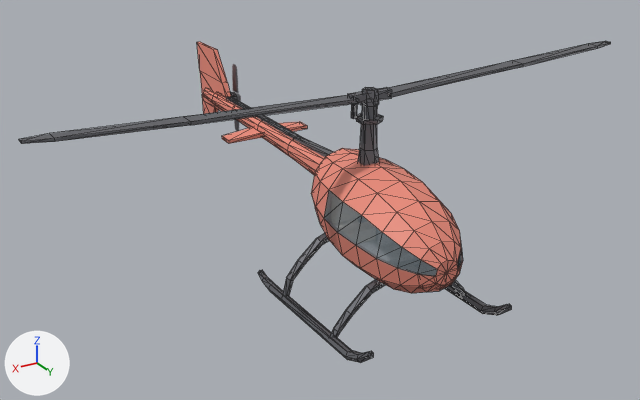
What one commit did to the glTF model assets/models/helicopter_lowpoly.glb.
One viewpoint serves both versions: a camera (50 mm lens) standing at (5.44, 7.76, 5.4) and looking at (-0.11, -1.49, 0.78). Every picture has the same lights, and +X, +Y and +Z are marked at lower left. The first picture is the older version. Mesh edges are drawn as thin lines on the coarser meshes. Where no turn or scale is listed for an object, it has been applied to the vertices. Vertices at exactly the same position are counted once.

The first picture shows 'Body', 'Canopy', 'MainRotor' and 1 more.
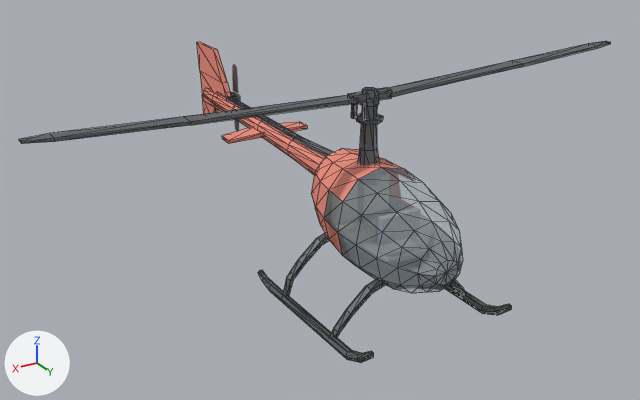
The change, as a diff of the scene's bpy script:
```diff
--- a/assets/models/helicopter_lowpoly.glb.py
+++ b/assets/models/helicopter_lowpoly.glb.py
@@ me_body @@
 # used by ob_body; location = (0.0, 0.0, 0.0)
-me_body.from_pydata(...)  # 597 vertices, 1058 faces; spans x -1.01..1.01, y -5.0..1.32, z 0.0..2.52
+me_body.from_pydata(...)  # 542 vertices, 954 faces; spans x -1.01..1.01, y -5.0..1.32, z 0.0..2.52
+# me_body part 1
+# 55 vertices are removed from x -0.58..0.58, y 0.42..1.3, z 0.62..1.73
+# 104 faces are deleted
 me_body.materials.append(mat_paint)
@@ me_canopy @@
 # used by ob_canopy; location = (0.0, 0.0, 0.0)
-me_canopy.from_pydata(...)  # 28 vertices, 24 faces; spans x -0.59..0.59, y -0.3..1.3, z 0.99..1.48
+me_canopy.from_pydata(...)  # 75 vertices, 128 faces; spans x -0.59..0.59, y -0.3..1.3, z 0.55..1.77
+# me_canopy part 2
+# 47 vertices are added at x -0.52..0.52, y 0.05..1.3, z 0.55..1.77
+# 104 new faces join them
 me_canopy.materials.append(mat_glass)
```

Boxes [x1, y1, x2, y2] around the edits, measured in the pictures (640 x 400 px):
'Canopy', reshaped: before [324, 190, 463, 276]; after [324, 167, 463, 293]
part 1 of me_body, deleted (pink): before [337, 167, 463, 293]
part 2 of me_canopy, added: after [337, 167, 463, 293]
